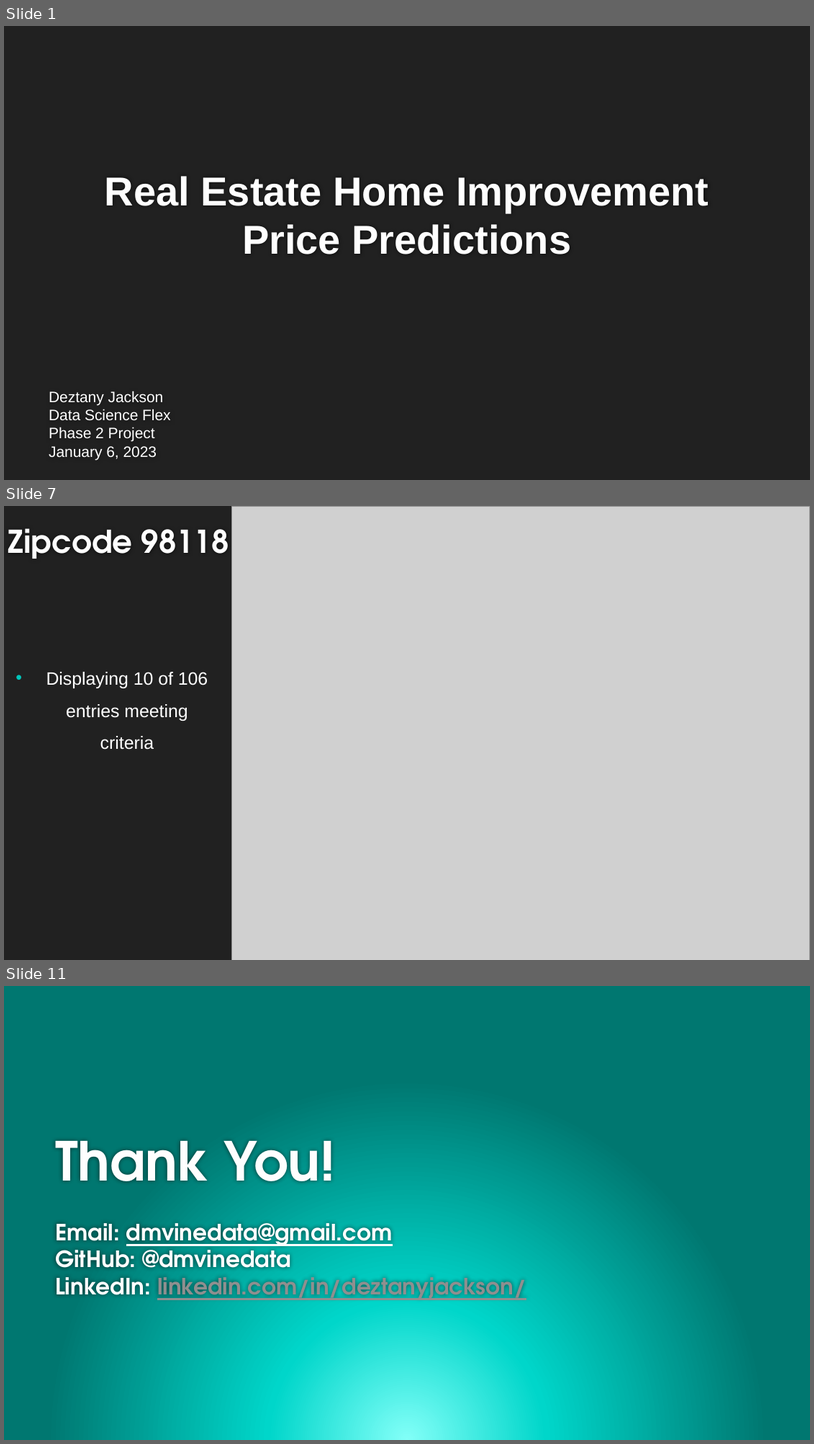
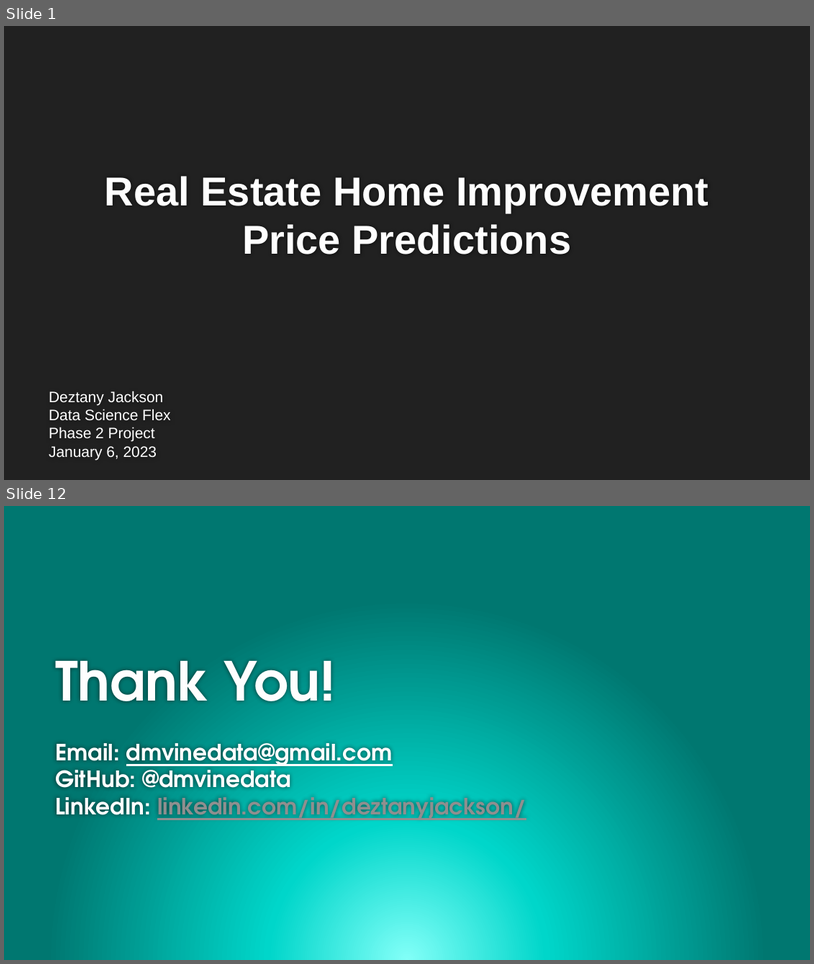
Before and after one commit to Dmvinedata/dsc-phase-2-project-v2-3, a slide deck: Phase2_Project_Presentation_DJackson.pptx. Shown one above the other, each under a label of ours: slides 1, 7 and 11 before the commit, slides 1 and 12 after it; the slides between them are not shown. The pictures are 814x1444 and 814x964 pixels, drawn with LibreOffice and Linux fonts; fonts in the diff are those of the drawing; grey boxes stand for pictures; background and template pictures are left out. Boxes give left, top, right and bottom in pixels: in the first picture for what was removed or moved away, otherwise in the second. Text is boxed around its words. In the diff, an @@ line names an element or a change of style, - is before the commit and + after.

```diff
--- a/Phase2_Project_Presentation_DJackson.pptx
+++ b/Phase2_Project_Presentation_DJackson.pptx
@@ slide 7 removed at (x1=4, y1=506, x2=810, y2=960), background #212121 @@
@@ picture removed at (x1=232, y1=506, x2=810, y2=959) @@
@@ title removed at (x1=8, y1=528, x2=229, y2=559) @@
-Zipcode 98118
@@ text removed at (x1=46, y1=672, x2=208, y2=749) @@
-• Displaying 10 of 106 entries meeting criteria
@@ what was slide 11 is now slide 12 @@
```
Also in this commit, not shown: 7 slides changed, 3 slides added, 1 other slide removed, 9 other files.
